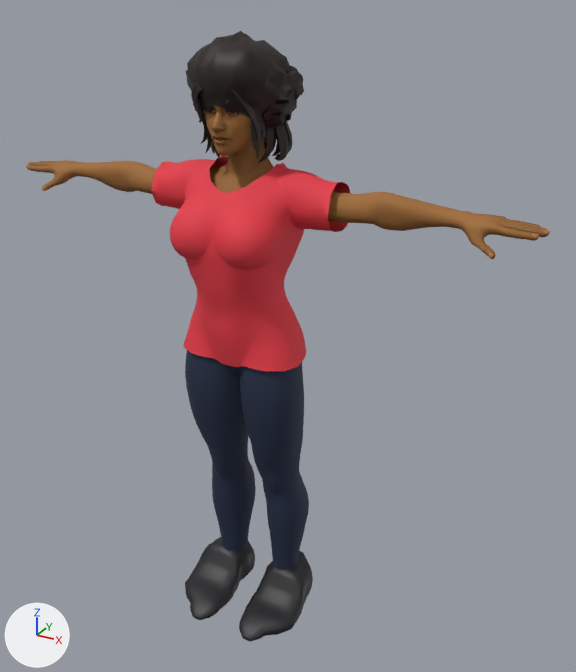
Two versions of the glTF model models-src/body-b.anim.glb, one commit apart.
Rendered twice from a camera (50 mm lens) standing at (3.85, -6.06, 6.4) and looking at (0.34, 0.31, 3.21). Every picture has the same lights, and +X, +Y and +Z are marked at lower left. The older version comes first. Vertices at exactly the same position are counted once.

Names of what the first picture shows: 'body', 'hair_curly', 'hair_long' and 1 more.
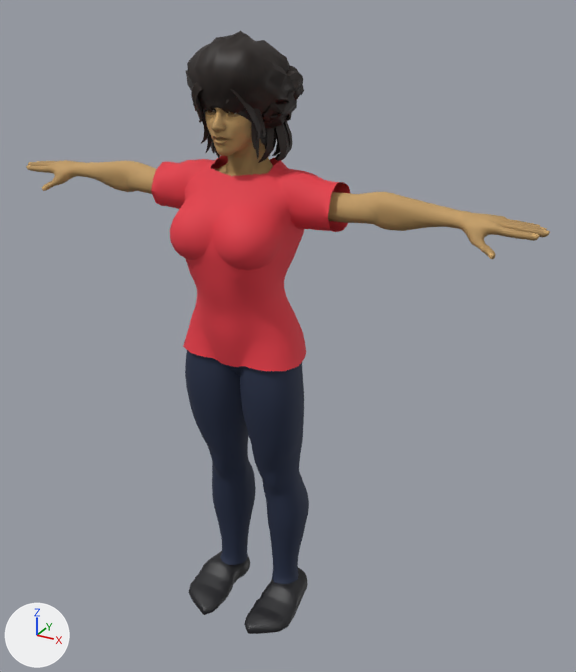
Pixel boxes [x1, y1, x2, y2] of what changed, in the pictures (576 x 672 px; the box of a moved part takes in the faces that stretch with it):
'body', surface changed, reshaped: before [26, 105, 550, 641]; after [26, 108, 550, 634]
part 1 of me_body, rebuilt (13% narrower, 26% shorter): before [239, 551, 313, 641]; after [244, 568, 308, 634]
part 2 of me_body, rebuilt (13% narrower, 23% shorter): before [185, 537, 255, 620]; after [189, 551, 250, 615]
part 3 of me_body, moved or reshaped: before [222, 540, 298, 570]; after [220, 538, 299, 584]
part 4 of me_body, moved or reshaped: [193, 156, 287, 205] in both

The change, as a diff of the scene's bpy script:
```diff
--- a/models-src/body-b.anim.glb.py
+++ b/models-src/body-b.anim.glb.py
@@ mat_skin @@
 n2 = _N.new('ShaderNodeMix'); n2.name = 'Mix'
 n2.inputs[0].default_value = 1.0  # 'Factor'
-n2.inputs[7].default_value = (0.565, 0.238, 0.0545, 1.0)  # 'B', orange #c68642
+n2.inputs[7].default_value = (0.88, 0.539, 0.205, 1.0)  # 'B', beige #f1c27d
 n3 = _N.new('ShaderNodeTexImage'); n3.name = 'Image Texture'
@@ me_body @@
 # used by ob_body; location = (0.0, 0.0, 0.0)
-me_body.from_pydata(...)  # 9195 vertices, 17962 faces; spans x -2.74..2.74, y -0.58..0.58, z 0.0..5.8
+me_body.from_pydata(...)  # 9370 vertices, 18330 faces; spans x -2.74..2.74, y -0.54..0.58, z 0.0..5.8
+# me_body part 1: the loose piece of 290 vertices spanning x 0.11..0.71, y -0.58..0.52, z 0.0..0.48 is rebuilt with 322 vertices and now spans x 0.17..0.65, y -0.48..0.47, z 0.0..0.3
+# me_body part 2: the loose piece of 290 vertices spanning x -0.71..-0.11, y -0.58..0.52, z 0.0..0.48 is rebuilt with 322 vertices and now spans x -0.65..-0.17, y -0.48..0.47, z 0.0..0.3
+# me_body part 3: 2 vertices moved within x -0.25..0.19, y 0.27..0.38, z 0.4; 97 vertices removed from x -0.48..0.48, y 0.1..0.42, z 0.35..0.44; 185 vertices added at x -0.5..0.5, y 0.07..0.42, z 0.26..0.45
+# me_body part 4: 13 vertices moved from x -0.31..0.33, y -0.04..0.34, z 4.87..4.94 to x -0.3..0.33, y -0.03..0.24, z 4.88..4.95; 108 vertices removed from x -0.33..0.33, y -0.24..0.51, z 4.32..4.94; 131 vertices added at x -0.34..0.34, y -0.25..0.51, z 4.31..4.96
 me_body.materials.append(mat_skin)
```
